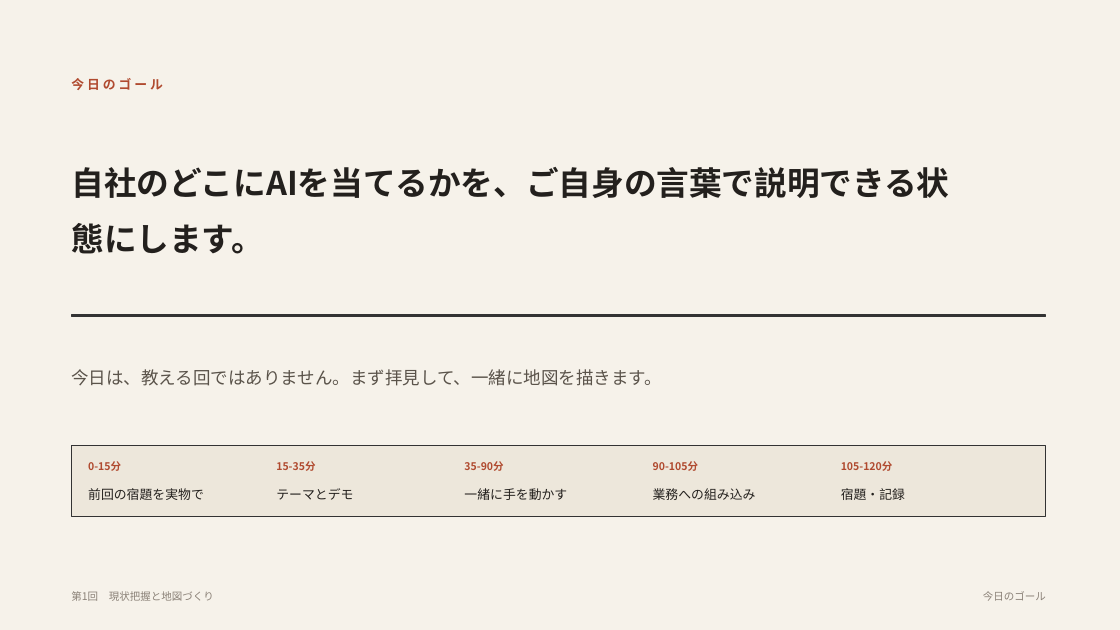
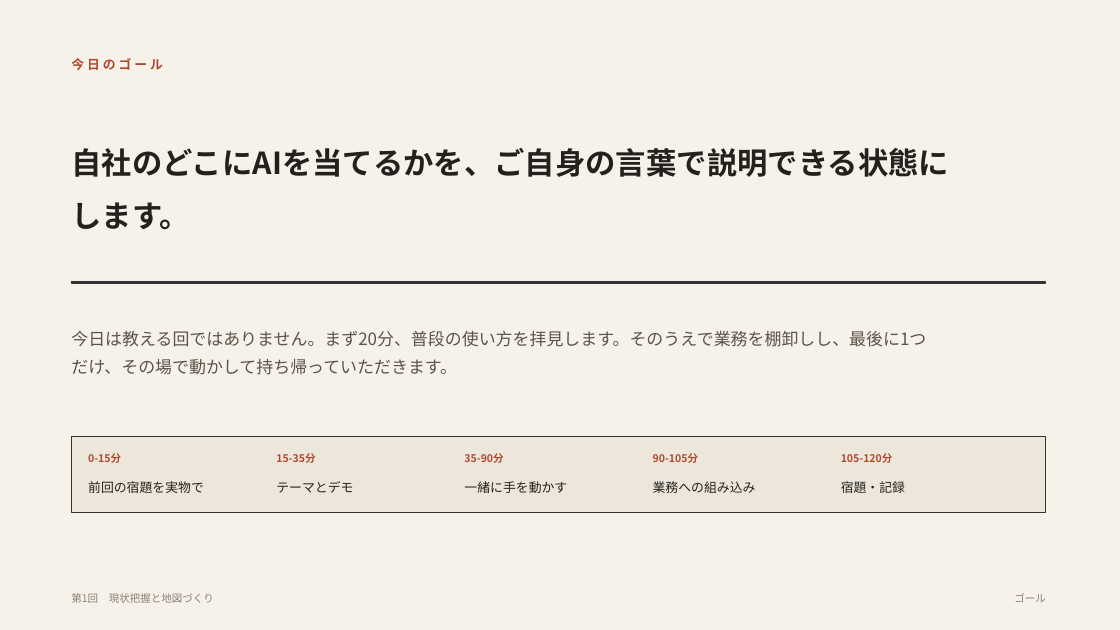
Before and after one commit to yusuke-aoki-bit/founders-ai-program, a slide deck: slide 3 of slides/pptx/第01回_現状把握と地図づくり.pptx (slide 2 before the commit). Drawn at 1120x630 pixels with LibreOffice and Linux fonts; fonts in the diff are those of the drawing. Boxes give left, top, right and bottom in pixels: in the first picture for what was removed or moved away, otherwise in the second. Text is boxed around its words. In the diff, an @@ line names an element or a change of style, - is before the commit and + after.

```diff
--- a/slides/pptx/第01回_現状把握と地図づくり.pptx
+++ b/slides/pptx/第01回_現状把握と地図づくり.pptx
@@ text "今日のゴール": place and size @@
-text "今日のゴール" at bbox=[71, 78, 163, 90]
+text "今日のゴール" at bbox=[71, 58, 163, 70]
@@ text "自社のどこにAIを当てるかを、ご自身の言葉で説明できる状態にします。": place and size @@
-text "自社のどこにAIを当てるかを、ご自身の言葉で説明できる状態にします。" at bbox=[71, 167, 949, 254]
+text "自社のどこにAIを当てるかを、ご自身の言葉で説明できる状態にします。" at bbox=[71, 148, 949, 230]
@@ text "自社のどこにAIを当てるかを、ご自身の言葉で説明できる状態にします。" at bbox=[71, 148, 949, 230]: size 28 to 26 pt @@
@@ rectangle: place and size @@
-rectangle at bbox=[71, 315, 1046, 317]
+rectangle at bbox=[71, 281, 1046, 283]
@@ text at bbox=[71, 331, 926, 375]: text changed; size 15 to 14.5 pt @@
-今日は、教える回ではありません。まず拝見して、一緒に地図を描きます。
+今日は教える回ではありません。まず20分、普段の使い方を拝見します。そのうえで業務を棚卸しし、最後に1つだけ、その場で動かして持ち帰っていただきます。
@@ rectangle: place and size @@
-rectangle at bbox=[71, 445, 1046, 517]
+rectangle at bbox=[71, 437, 1046, 513]
@@ 10 texts: place and size @@
-10 texts at bbox=[88, 461, 905, 500]
+10 texts at bbox=[88, 453, 905, 493]
@@ text at bbox=[1014, 593, 1046, 603]: text changed @@
-今日のゴール
+ゴール
```
Also in this commit, not shown: 3 other slides changed, 7 slides added, 2 slides removed, 24 other files.
